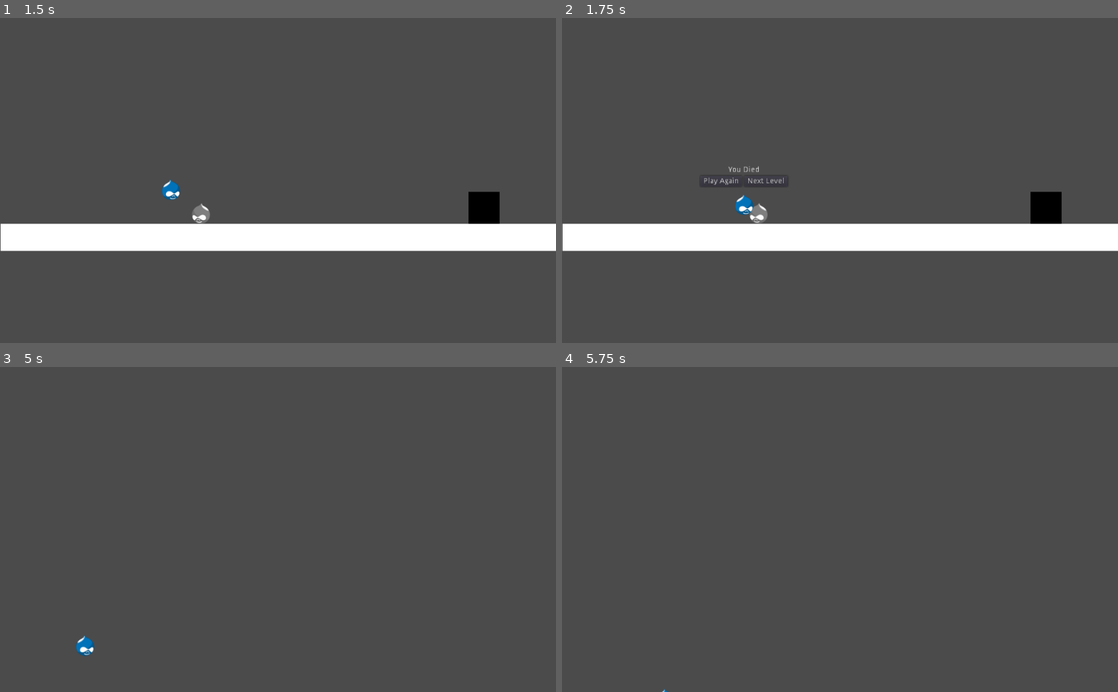
Above: before the commit, frames 1-4 (two rows, left to right).
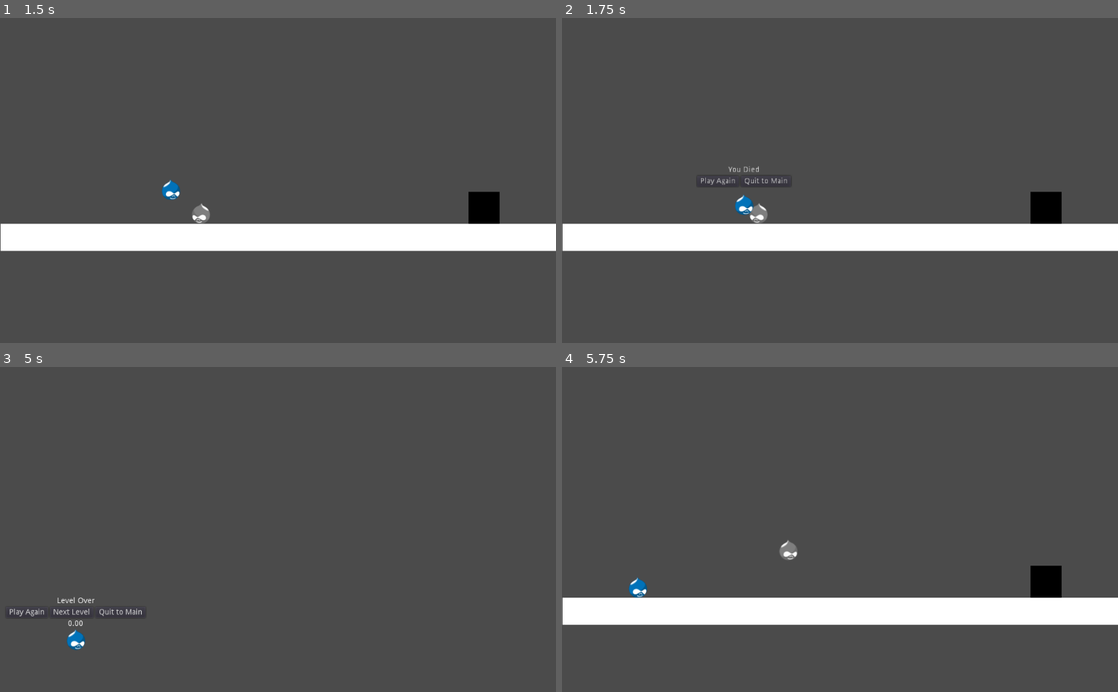
Above: after the commit, the same moments.

Repository: hamdle/Drupal_Quest
Game: Godot game, scene res://Scenes/Arcade/Arcade1.tscn
Same seed, same stepped clock (60 frames per second), same inputs: the game is played once before the commit and once after it. This scene is started directly instead of the project's main scene.
Inputs (mouse positions are in pixels of both pictures, inside the frame that each line leads up to):
- Up to frame 1 (1.5 s): move the mouse to (400, 164) at 0.52 s; press the mouse at (400, 164) at 0.53 s; hold D (move_right) from 0.53 s (still down); tap W (jump) at 0.77 s; move the mouse to (166, 196) at 1.27 s; release the mouse at (166, 196) at 1.28 s; click (166, 196) at 1.35 s
- Up to frame 2 (1.75 s): keep holding D (move_right); tap W (jump) at 1.52 s
- Up to frame 3 (5 s): release D (move_right) at 2 s; click "Play Again" at 2 s; move the mouse to (333, 458) at 2.77 s; press the mouse at (333, 458) at 2.78 s; hold A (move_left) 2.78-3.53 s; move the mouse to (250, 594) at 3.52 s; release the mouse at (250, 594) at 3.53 s; hold D (move_right) from 3.53 s (still down); click (250, 594) at 3.6 s; tap W (jump) at 3.77, 4.52 s; move the mouse to (444, 578) at 4.27 s; press the mouse at (444, 578) at 4.28 s; tap Escape (escape) at 4.9 s
- Up to frame 4 (5.75 s): release D (move_right) at 5 s; release the mouse at (1006, 578) at 5 s; click (589, 614) at 5 s, where only the run after the commit has a clickable "Play Again"

Frame 1 is identical in both runs. In frame 2, 0.1% of the frame differs, in the area x 25-41%, y 49-52%; in frame 3, 0.5%; in frame 4, 9.4%, in the area x 0-100%, y 53-100%.
Error before the commit: Invalid get index 'LEVEL' (on base: 'Node (gamestate.gd)'). (res://Player/Player.gd:56)

Commit message:
Add some menu logic that needs broken out to separate menus

Diff:
--- a/Objects/LevelOver/LevelOver.gd
+++ b/Objects/LevelOver/LevelOver.gd
@@ -10,6 +10,11 @@
 
 	$KinematicBody2D.visible = false
 
+func _input(event):
+	# Escape to Start screen shortcut
+	if Input.is_action_just_pressed("escape"):
+		level_over()
+
 func level_over_die():
 	# Set title label
 	var title_label = $KinematicBody2D/CenterContainer/VBoxContainer/MarginContainer2/TitleLabel
@@ -18,7 +23,9 @@
 	# Clear time label
 	var time_label = $KinematicBody2D/CenterContainer/VBoxContainer/MarginContainer3/TimeLabel
 	time_label.visible = false
-
+	# And hide next level button
+	var next_level_button = $KinematicBody2D/CenterContainer/VBoxContainer/MarginContainer/HBoxContainer/NextLevelButton
+	next_level_button.visible = false
 	level_over()
 
 func level_over_win():
@@ -30,7 +37,9 @@
 	var elapsed_time = OS.get_ticks_msec() - start_time
 	var time_label = $KinematicBody2D/CenterContainer/VBoxContainer/MarginContainer3/TimeLabel
 	time_label.text = String(elapsed_time / 1000.0)
-
+	# Hide quit button
+	var quit_button = $KinematicBody2D/CenterContainer/VBoxContainer/MarginContainer/HBoxContainer/QuitButton
+	quit_button.visible = false
 	level_over()
 
 func level_over():
@@ -56,3 +65,8 @@
 func _on_NextLevelButton_pressed():
 	var gs = get_node("/root/gamestate")
 	gs.load_scene(gs.level_map[next_level])
+
+
+func _on_QuitButton_pressed():
+	var gs = get_node("/root/gamestate")
+	gs.load_scene(gs.level_map["start"])
--- a/Objects/LevelOver/LevelOver.tscn
+++ b/Objects/LevelOver/LevelOver.tscn
@@ -2,7 +2,7 @@
 
 [ext_resource path="res://Objects/LevelOver/LevelOver.gd" type="Script" id=1]
 
-[node name="LevelOver" type="Node"]
+[node name="LevelOver" type="Node" index="0"]
 
 pause_mode = 2
 script = ExtResource( 1 )
@@ -44,9 +44,9 @@
 anchor_top = 0.0
 anchor_right = 0.0
 anchor_bottom = 0.0
-margin_left = -85.0
+margin_left = -133.0
 margin_top = -28.0
-margin_right = 84.0
+margin_right = 132.0
 margin_bottom = 28.0
 rect_pivot_offset = Vector2( 0, 0 )
 rect_clip_content = false
@@ -59,11 +59,12 @@
 
 [node name="MarginContainer2" type="MarginContainer" parent="KinematicBody2D/CenterContainer/VBoxContainer" index="0"]
 
-anchor_left = 0.0
-anchor_top = 0.0
-anchor_right = 0.0
-anchor_bottom = 0.0
-margin_right = 169.0
+editor/display_folded = true
+anchor_left = 0.0
+anchor_top = 0.0
+anchor_right = 0.0
+anchor_bottom = 0.0
+margin_right = 265.0
 margin_bottom = 14.0
 rect_pivot_offset = Vector2( 0, 0 )
 rect_clip_content = false
@@ -80,7 +81,7 @@
 anchor_right = 0.0
 anchor_bottom = 0.0
 margin_left = 8.0
-margin_right = 169.0
+margin_right = 265.0
 margin_bottom = 14.0
 rect_pivot_offset = Vector2( 0, 0 )
 rect_clip_content = false
@@ -101,7 +102,7 @@
 anchor_right = 0.0
 anchor_bottom = 0.0
 margin_top = 18.0
-margin_right = 169.0
+margin_right = 265.0
 margin_bottom = 38.0
 rect_pivot_offset = Vector2( 0, 0 )
 rect_clip_content = false
@@ -118,7 +119,7 @@
 anchor_right = 0.0
 anchor_bottom = 0.0
 margin_left = 8.0
-margin_right = 169.0
+margin_right = 265.0
 margin_bottom = 20.0
 rect_pivot_offset = Vector2( 0, 0 )
 rect_clip_content = false
@@ -176,14 +177,39 @@
 flat = false
 align = 1
 
+[node name="QuitButton" type="Button" parent="KinematicBody2D/CenterContainer/VBoxContainer/MarginContainer/HBoxContainer" index="2"]
+
+anchor_left = 0.0
+anchor_top = 0.0
+anchor_right = 0.0
+anchor_bottom = 0.0
+margin_left = 165.0
+margin_right = 257.0
+margin_bottom = 20.0
+rect_pivot_offset = Vector2( 0, 0 )
+rect_clip_content = false
+focus_mode = 2
+mouse_filter = 0
+mouse_default_cursor_shape = 0
+size_flags_horizontal = 1
+size_flags_vertical = 1
+toggle_mode = false
+enabled_focus_mode = 2
+shortcut = null
+group = null
+text = "Quit to Main"
+flat = false
+align = 1
+
 [node name="MarginContainer3" type="MarginContainer" parent="KinematicBody2D/CenterContainer/VBoxContainer" index="2"]
 
+editor/display_folded = true
 anchor_left = 0.0
 anchor_top = 0.0
 anchor_right = 0.0
 anchor_bottom = 0.0
 margin_top = 42.0
-margin_right = 169.0
+margin_right = 265.0
 margin_bottom = 56.0
 rect_pivot_offset = Vector2( 0, 0 )
 rect_clip_content = false
@@ -199,7 +225,7 @@
 anchor_right = 0.0
 anchor_bottom = 0.0
 margin_left = 8.0
-margin_right = 169.0
+margin_right = 265.0
 margin_bottom = 14.0
 rect_pivot_offset = Vector2( 0, 0 )
 rect_clip_content = false
@@ -216,3 +242,5 @@
 [connection signal="pressed" from="KinematicBody2D/CenterContainer/VBoxContainer/MarginContainer/HBoxContainer/PlayAgainButton" to="." method="_on_PlayAgainButton_pressed"]
 
 [connection signal="pressed" from="KinematicBody2D/CenterContainer/VBoxContainer/MarginContainer/HBoxContainer/NextLevelButton" to="." method="_on_NextLevelButton_pressed"]
+
+[connection signal="pressed" from="KinematicBody2D/CenterContainer/VBoxContainer/MarginContainer/HBoxContainer/QuitButton" to="." method="_on_QuitButton_pressed"]
--- a/Player/Player.gd
+++ b/Player/Player.gd
@@ -50,11 +50,6 @@
 		current_state.enter(self)
 
 func _input(event):
-	# Escape to Start screen shortcut
-	if Input.is_action_just_pressed("escape"):
-		var gs = get_node("/root/gamestate")
-		gs.load_scene(gs.LEVEL.START)
-
 	# Process state machine
 	var new_state = current_state.handleInput(self, event)
 	if new_state:
--- a/Scenes/Arcade/Arcade1.tscn
+++ b/Scenes/Arcade/Arcade1.tscn
@@ -7,7 +7,7 @@
 [ext_resource path="res://Player/Player.tscn" type="PackedScene" id=5]
 [ext_resource path="res://Objects/LevelOver/LevelOver.tscn" type="PackedScene" id=6]
 
-[node name="World" type="Node" index="0"]
+[node name="World" type="Node"]
 
 [node name="TestObjects" type="Node" parent="." index="0"]
 
--- a/Scenes/Screen/Arcade.gd
+++ b/Scenes/Screen/Arcade.gd
@@ -14,3 +14,8 @@
 func _on_Level3Button_pressed():
 	var gs = get_node("/root/gamestate")
 	gs.load_scene(gs.level_map["arcade3"])
+
+
+func _on_BackButton_pressed():
+	var gs = get_node("/root/gamestate")
+	gs.load_scene(gs.level_map["start"])
--- a/Scenes/Screen/Arcade.tscn
+++ b/Scenes/Screen/Arcade.tscn
@@ -57,7 +57,6 @@
 
 [node name="MarginContainer" type="MarginContainer" parent="Container/VBoxContainer" index="0"]
 
-editor/display_folded = true
 anchor_left = 0.0
 anchor_top = 0.0
 anchor_right = 0.0
@@ -96,6 +95,7 @@
 
 [node name="HBoxContainer" type="HBoxContainer" parent="Container/VBoxContainer" index="1"]
 
+editor/display_folded = true
 anchor_left = 0.0
 anchor_top = 0.0
 anchor_right = 0.0
@@ -191,6 +191,7 @@
 
 [node name="HBoxContainer2" type="HBoxContainer" parent="Container/VBoxContainer" index="2"]
 
+editor/display_folded = true
 anchor_left = 0.0
 anchor_top = 0.0
 anchor_right = 0.0
@@ -381,8 +382,68 @@
 max_lines_visible = -1
 _sections_unfolded = [ "custom_fonts" ]
 
+[node name="HBoxContainer4" type="HBoxContainer" parent="Container/VBoxContainer" index="4"]
+
+anchor_left = 0.0
+anchor_top = 0.0
+anchor_right = 0.0
+anchor_bottom = 0.0
+margin_top = 167.0
+margin_right = 1025.0
+margin_bottom = 187.0
+rect_pivot_offset = Vector2( 0, 0 )
+rect_clip_content = false
+mouse_filter = 1
+mouse_default_cursor_shape = 0
+size_flags_horizontal = 1
+size_flags_vertical = 1
+alignment = 1
+_sections_unfolded = [ "Margin" ]
+
+[node name="MarginContainer6" type="MarginContainer" parent="Container/VBoxContainer/HBoxContainer4" index="0"]
+
+anchor_left = 0.0
+anchor_top = 0.0
+anchor_right = 0.0
+anchor_bottom = 0.0
+margin_left = 462.0
+margin_right = 562.0
+margin_bottom = 20.0
+rect_pivot_offset = Vector2( 0, 0 )
+rect_clip_content = false
+mouse_filter = 0
+mouse_default_cursor_shape = 0
+size_flags_horizontal = 1
+size_flags_vertical = 1
+
+[node name="BackButton" type="Button" parent="Container/VBoxContainer/HBoxContainer4/MarginContainer6" index="0"]
+
+anchor_left = 0.0
+anchor_top = 0.0
+anchor_right = 0.0
+anchor_bottom = 0.0
+margin_left = 8.0
+margin_right = 100.0
+margin_bottom = 20.0
+rect_pivot_offset = Vector2( 0, 0 )
+rect_clip_content = false
+focus_mode = 2
+mouse_filter = 0
+mouse_default_cursor_shape = 0
+size_flags_horizontal = 1
+size_flags_vertical = 1
+toggle_mode = false
+enabled_focus_mode = 2
+shortcut = null
+group = null
+text = "Back to Start"
+flat = false
+align = 1
+
 [connection signal="pressed" from="Container/VBoxContainer/HBoxContainer/MarginContainer/Level1Button" to="." method="_on_Level1Button_pressed"]
 
 [connection signal="pressed" from="Container/VBoxContainer/HBoxContainer2/MarginContainer2/Level2Button" to="." method="_on_Level2Button_pressed"]
 
 [connection signal="pressed" from="Container/VBoxContainer/HBoxContainer3/MarginContainer4/Level3Button" to="." method="_on_Level3Button_pressed"]
+
+[connection signal="pressed" from="Container/VBoxContainer/HBoxContainer4/MarginContainer6/BackButton" to="." method="_on_BackButton_pressed"]
--- a/Scenes/Story/Story1.tscn
+++ b/Scenes/Story/Story1.tscn
@@ -132,7 +132,7 @@
 
 [node name="Exit" parent="." index="3" instance=ExtResource( 7 )]
 
-position = Vector2( 772.807, 956.001 )
+position = Vector2( 82.2162, 250.435 )
 
 [node name="Key" parent="." index="4" instance=ExtResource( 8 )]
 
@@ -149,6 +149,9 @@
 
 [node name="Player" parent="." index="6" instance=ExtResource( 10 )]
 
-position = Vector2( 147.121, 246.712 )
+position = Vector2( 195.556, 250.052 )
 
 [node name="LevelOver" parent="." index="7" instance=ExtResource( 11 )]
+
+current_level = "story1"
+next_level = "start"
